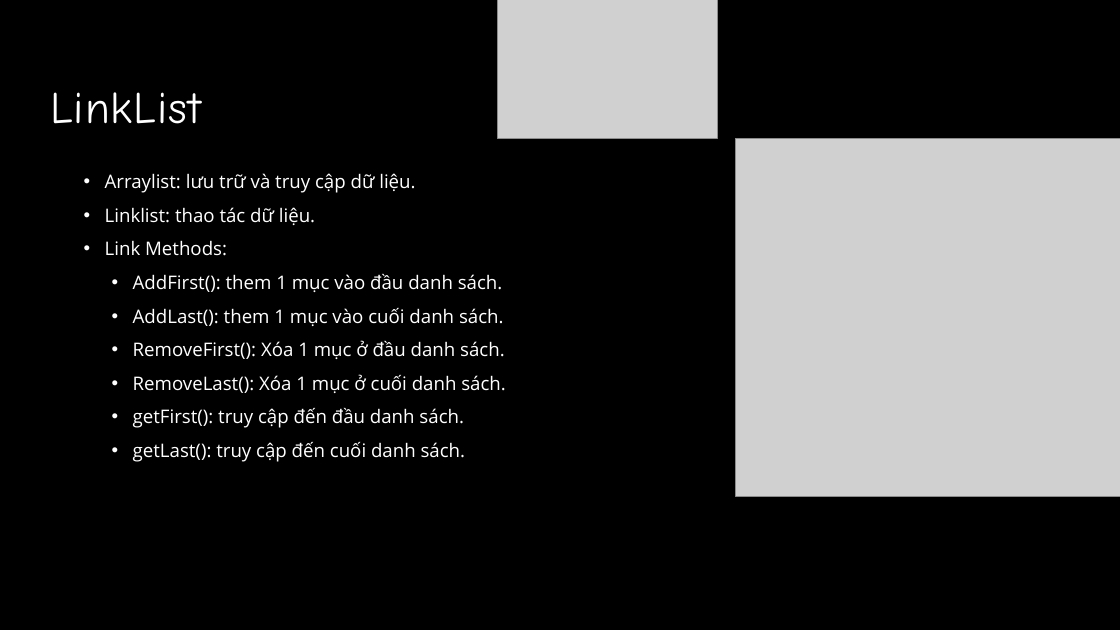
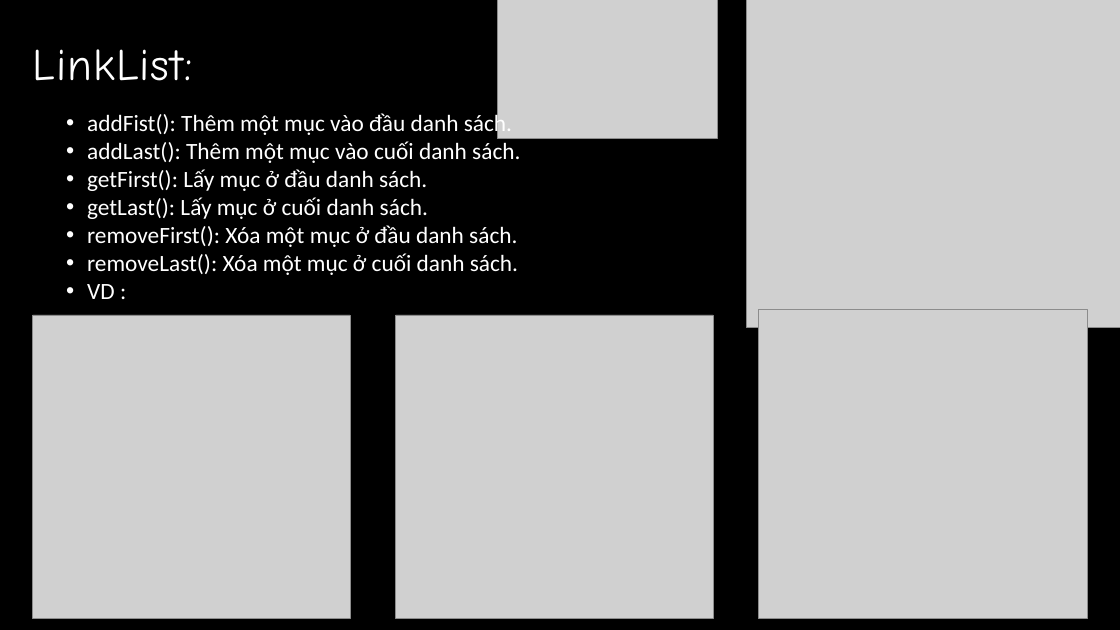
Before and after one commit to QuyetTien1308/intern-nvqtien, a slide deck: slide 18 of baocaotuan1.pptx (slide 17 before the commit). Drawn at 1120x630 pixels with LibreOffice and Linux fonts; fonts in the diff are those of the drawing; grey boxes stand for pictures. Boxes give left, top, right and bottom in pixels: in the first picture for what was removed or moved away, otherwise in the second. Text is boxed around its words. In the diff, an @@ line names an element or a change of style, - is before the commit and + after.

```diff
--- a/baocaotuan1.pptx
+++ b/baocaotuan1.pptx
@@ picture: place and size @@
-picture at box(735, 138, 1120, 496)
+picture at box(746, 0, 1120, 328)
@@ text at box(33, 49, 193, 81): text changed @@
-LinkList
+LinkList:
@@ text at box(87, 111, 520, 299): text changed; size 24 to 30 pt; font Open Sans to Calibri @@
-• Arraylist: lưu trữ và truy cập dữ liệu.
-• Linklist: thao tác dữ liệu.
-• Link Methods:
-  • AddFirst(): them 1 mục vào đầu danh sách.
-  • AddLast(): them 1 mục vào cuối danh sách.
-  • RemoveFirst(): Xóa 1 mục ở đầu danh sách.
-  • RemoveLast(): Xóa 1 mục ở cuối danh sách.
-  • getFirst(): truy cập đến đầu danh sách.
-  • getLast(): truy cập đến cuối danh sách.
+• addFist(): Thêm một mục vào đầu danh sách.
+• addLast(): Thêm một mục vào cuối danh sách.
+• getFirst(): Lấy mục ở đầu danh sách.
+• getLast(): Lấy mục ở cuối danh sách.
+• removeFirst(): Xóa một mục ở đầu danh sách.
+• removeLast(): Xóa một mục ở cuối danh sách.
+• VD :
@@ picture added at box(32, 315, 350, 618) @@
@@ picture added at box(395, 315, 713, 618) @@
@@ picture added at box(758, 309, 1088, 619) @@
```
Also in this commit, not shown: 5 other slides changed, 10 slides added.
